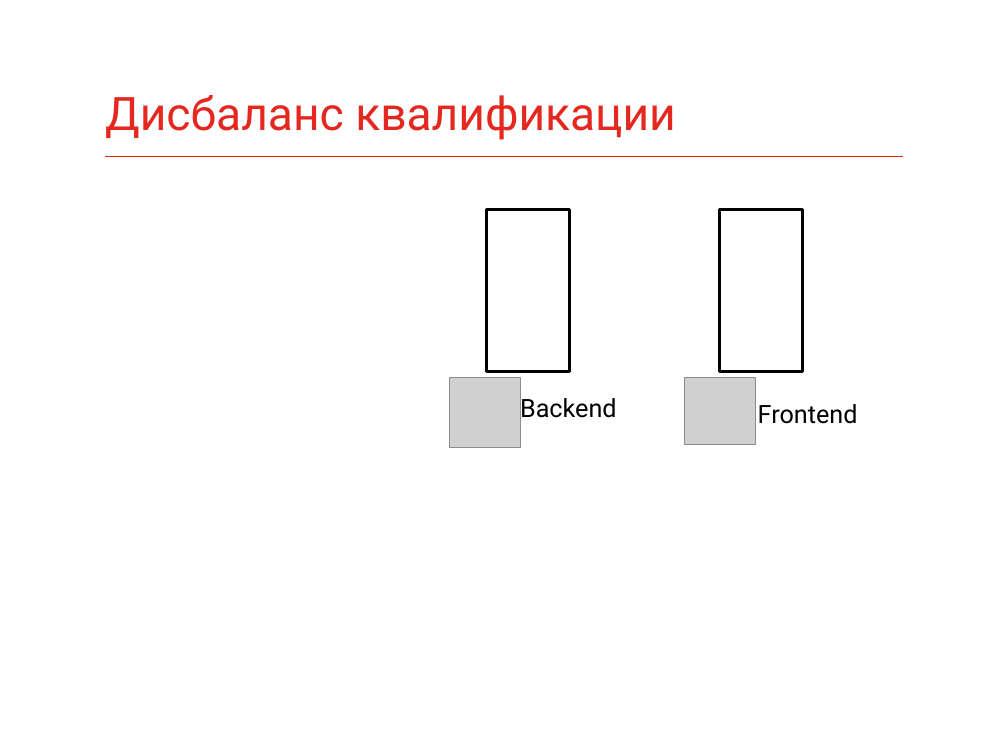
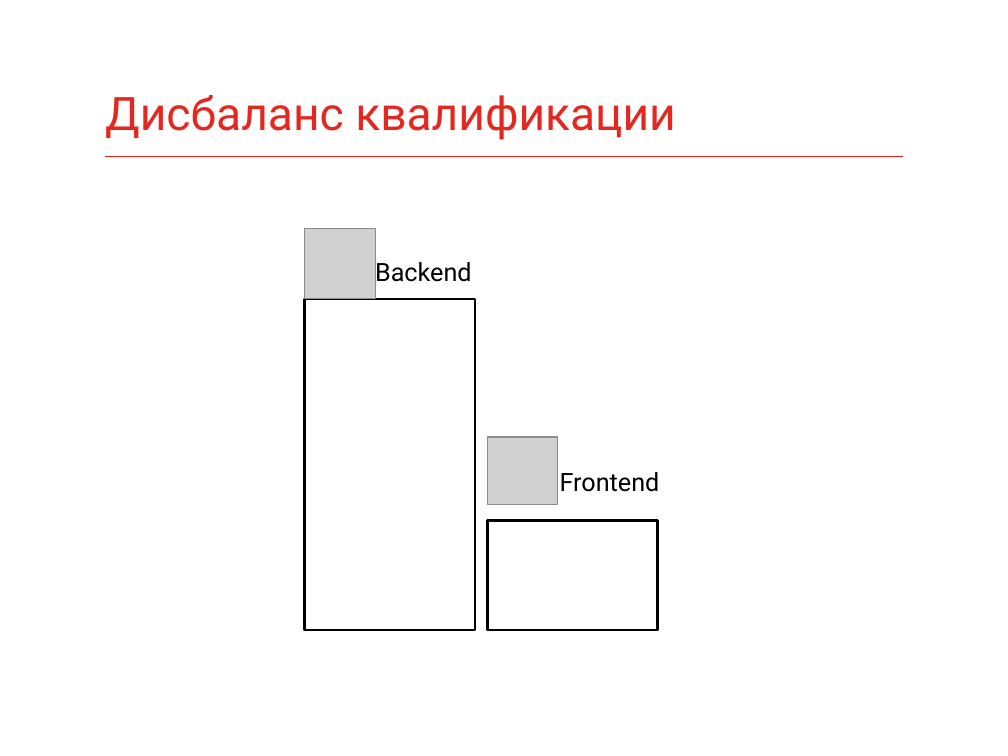
Before and after one commit to fmx1k/konfur-summer-2017-slides, a slide deck: slide 21 of Slides/Backend vs Frontend.pptx (slide 19 before the commit). Drawn at 1008x756 pixels with LibreOffice and Linux fonts; fonts in the diff are those of the drawing; grey boxes stand for pictures. Boxes give left, top, right and bottom in pixels: in the first picture for what was removed or moved away, otherwise in the second. Text is boxed around its words. In the diff, an @@ line names an element or a change of style, - is before the commit and + after.

```diff
--- a/Slides/Backend vs Frontend.pptx
+++ b/Slides/Backend vs Frontend.pptx
@@ picture: place and size @@
-picture at bbox=[450, 377, 520, 448]
+picture at bbox=[304, 229, 375, 299]
@@ text "Backend": place and size @@
-text "Backend" at bbox=[520, 394, 617, 423]
+text "Backend" at bbox=[375, 258, 472, 287]
@@ rectangle: place and size @@
-rectangle at bbox=[487, 210, 570, 371]
+rectangle at bbox=[304, 299, 475, 630]
@@ picture: place and size @@
-picture at bbox=[684, 377, 755, 445]
+picture at bbox=[488, 437, 558, 505]
@@ text "Frontend": place and size @@
-text "Frontend" at bbox=[758, 404, 858, 424]
+text "Frontend" at bbox=[560, 472, 660, 492]
@@ rectangle: place and size @@
-rectangle at bbox=[720, 210, 802, 371]
+rectangle at bbox=[488, 521, 658, 630]
```
Also in this commit, not shown: 8 other slides changed, 2 slides added, 5 other files.
